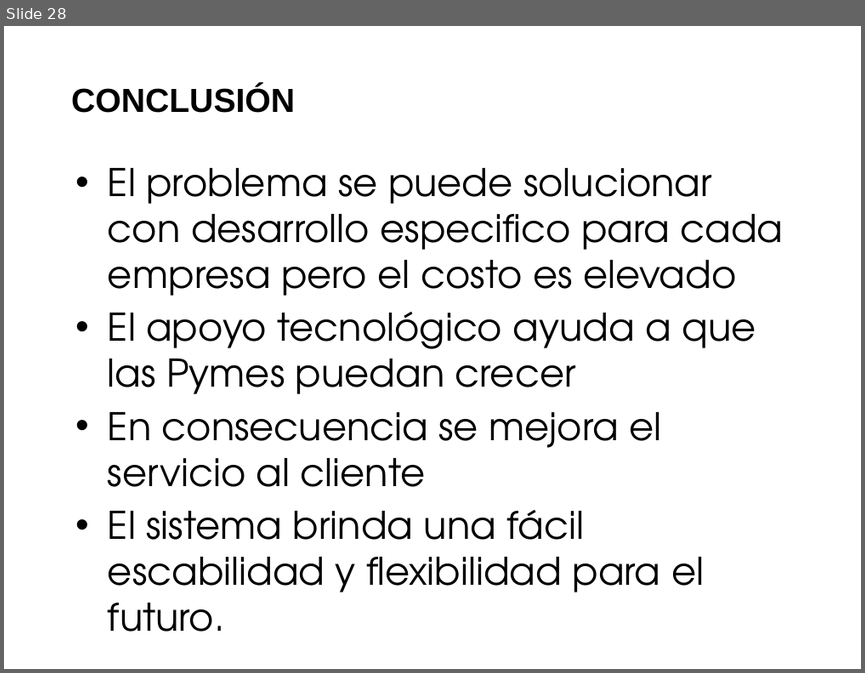
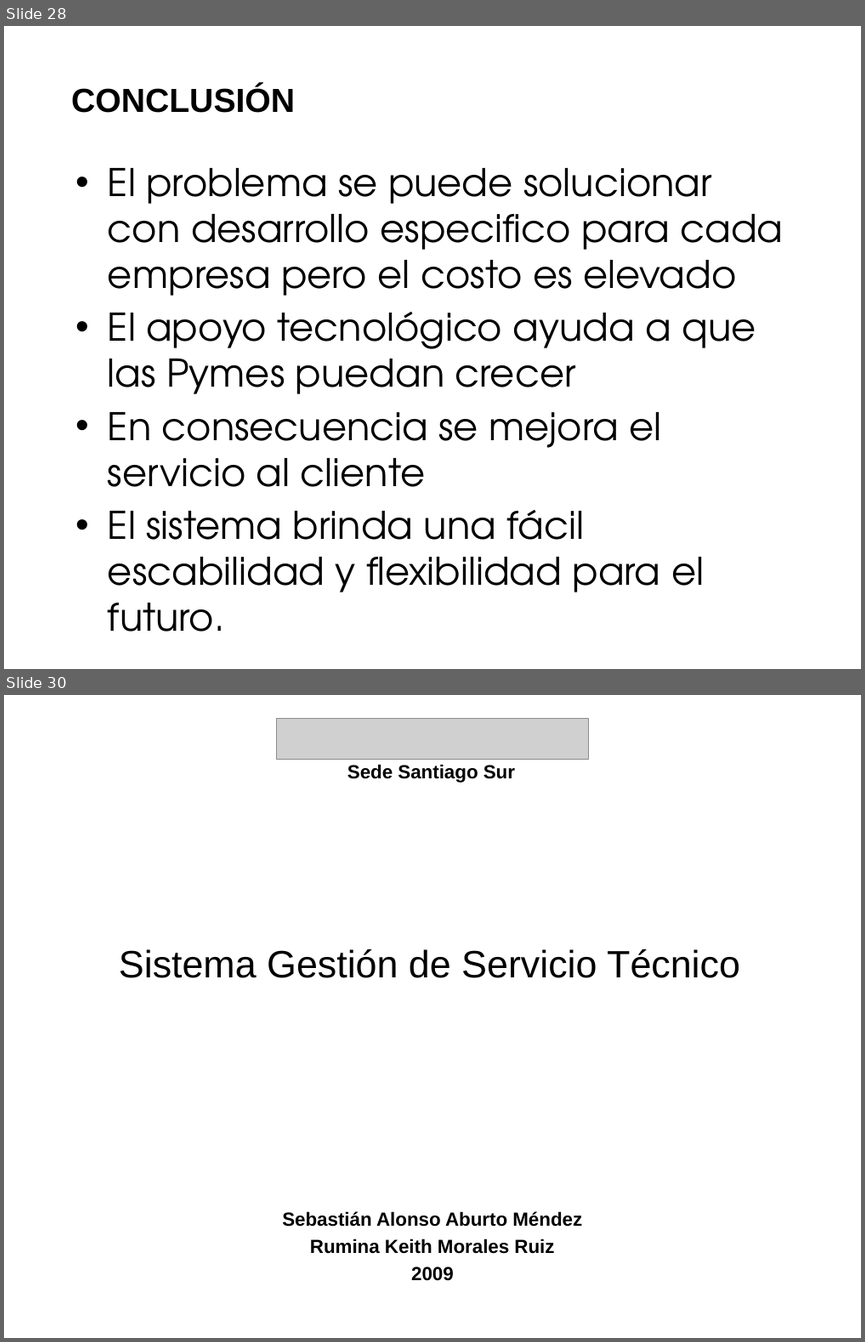
Before and after one commit to saburto/sigset, a slide deck: sigset/documentos/Documentos finales/Presentacion.pptx. Shown one above the other, each under a label of ours: slide 28 before the commit, slides 28 and 30 after it; the slides between them are not shown. The pictures are 865x673 and 865x1342 pixels, drawn with LibreOffice and Linux fonts; fonts in the diff are those of the drawing; grey boxes stand for pictures; background and template pictures are left out. Boxes give left, top, right and bottom in pixels: in the first picture for what was removed or moved away, otherwise in the second. Text is boxed around its words. In the diff, an @@ line names an element or a change of style, - is before the commit and + after.

```diff
--- a/sigset/documentos/Documentos finales/Presentacion.pptx
+++ b/sigset/documentos/Documentos finales/Presentacion.pptx
@@ slide 30 added at [4, 695, 861, 1338], background picture (left out) @@
@@ picture added at [277, 718, 588, 760] @@
@@ text added at [347, 764, 515, 783], 16 pt, text #000000, bold @@
+Sede Santiago Sur
@@ text added at [119, 949, 740, 978], 32 pt, text #000000 @@
+Sistema Gestión de Servicio Técnico
@@ text added at [282, 1211, 582, 1281], 16 pt, text #000000, bold @@
+Sebastián Alonso Aburto Méndez
+Rumina Keith Morales Ruiz
+2009
```
Also in this commit, not shown: 6 slides changed, 1 other slide added.
